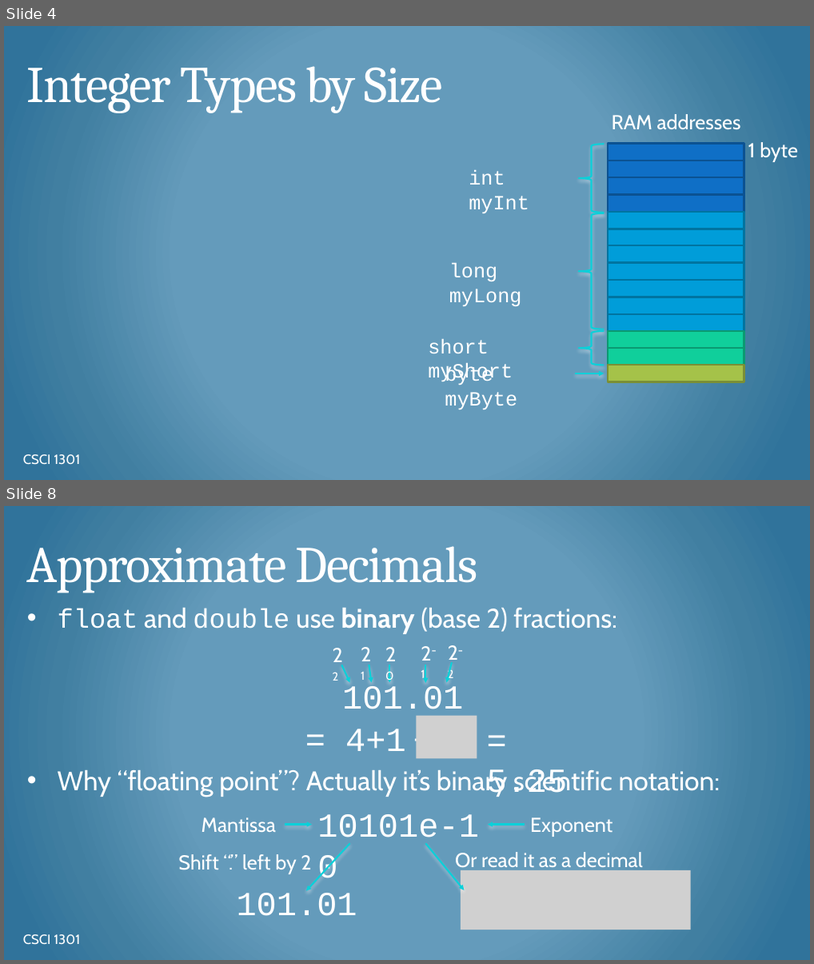
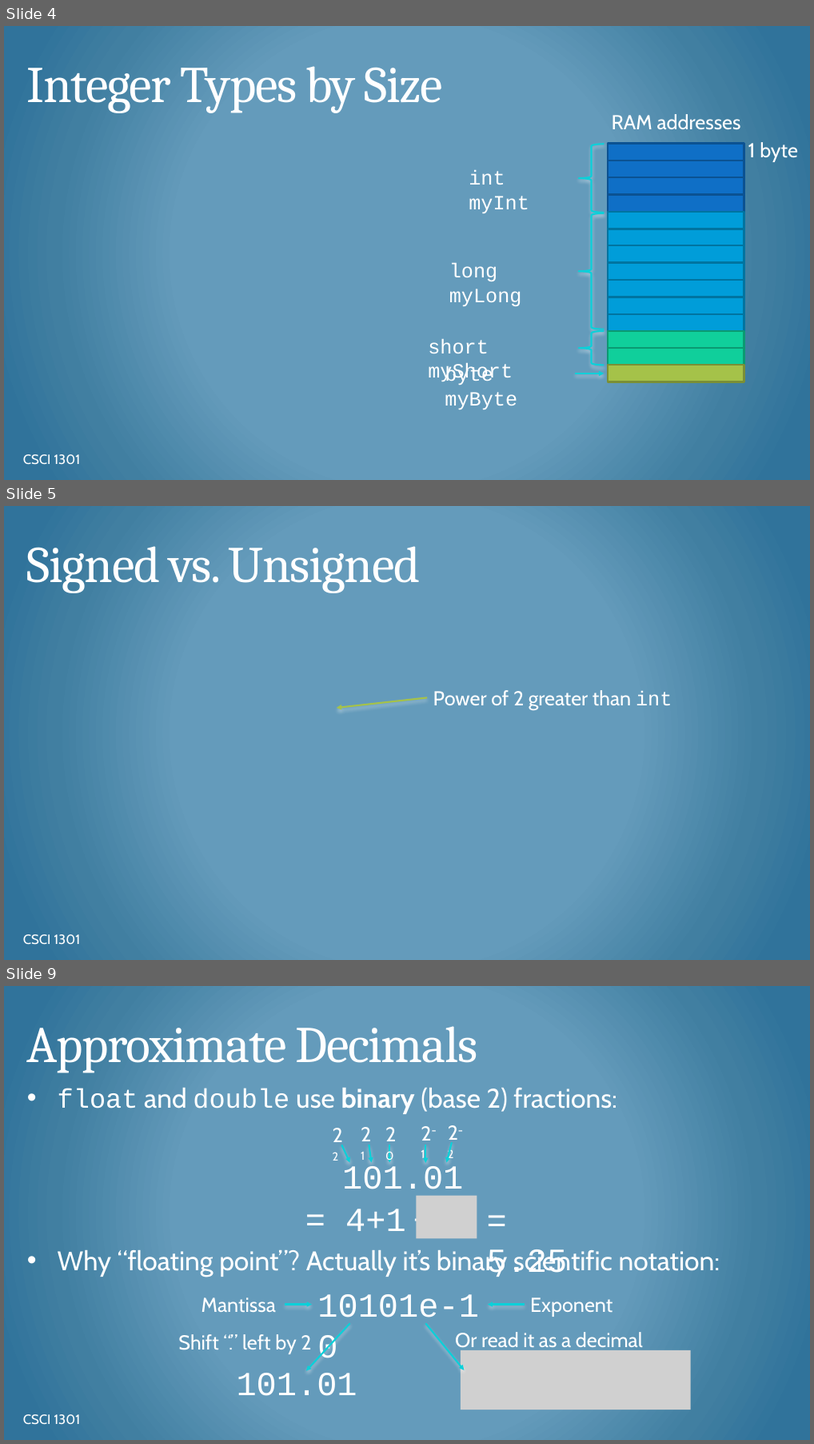
Before and after one commit to csci-1301/csci-1301.github.io, a slide deck: lectures/030_datatypes_and_variables/Datatypes-Variables-Details.pptx. Shown one above the other, each under a label of ours: slides 4 and 8 before the commit, slides 4, 5 and 9 after it; the slides between them are not shown. The pictures are 814x964 and 814x1444 pixels, drawn with LibreOffice and Linux fonts; fonts in the diff are those of the drawing; grey boxes stand for pictures; background and template pictures are left out. Boxes give left, top, right and bottom in pixels: in the first picture for what was removed or moved away, otherwise in the second. Text is boxed around its words. In the diff, an @@ line names an element or a change of style, - is before the commit and + after.

```diff
--- a/lectures/030_datatypes_and_variables/Datatypes-Variables-Details.pptx
+++ b/lectures/030_datatypes_and_variables/Datatypes-Variables-Details.pptx
@@ slide 5 added at (x1=4, y1=506, x2=810, y2=960), background gradient #659ABC to #427FA1 to #30759B @@
@@ title added at (x1=27, y1=546, x2=420, y2=593), 61 pt, text #FFFFFF @@
+Signed vs. Unsigned
@@ text added at (x1=434, y1=690, x2=672, y2=710), 24 pt, text #FFFFFF @@
+Power of 2 greater than int
@@ arrow added from (427, 698) to (337, 708), #A5C249 2 pt @@
@@ text added at (x1=23, y1=934, x2=80, y2=944), 16 pt, text #FFFFFF @@
+CSCI 1301
@@ what was slide 8 is now slide 9 @@
```
Also in this commit, not shown: 4 slides changed, 5 other slides added, 1 slide removed, 1 other file.
